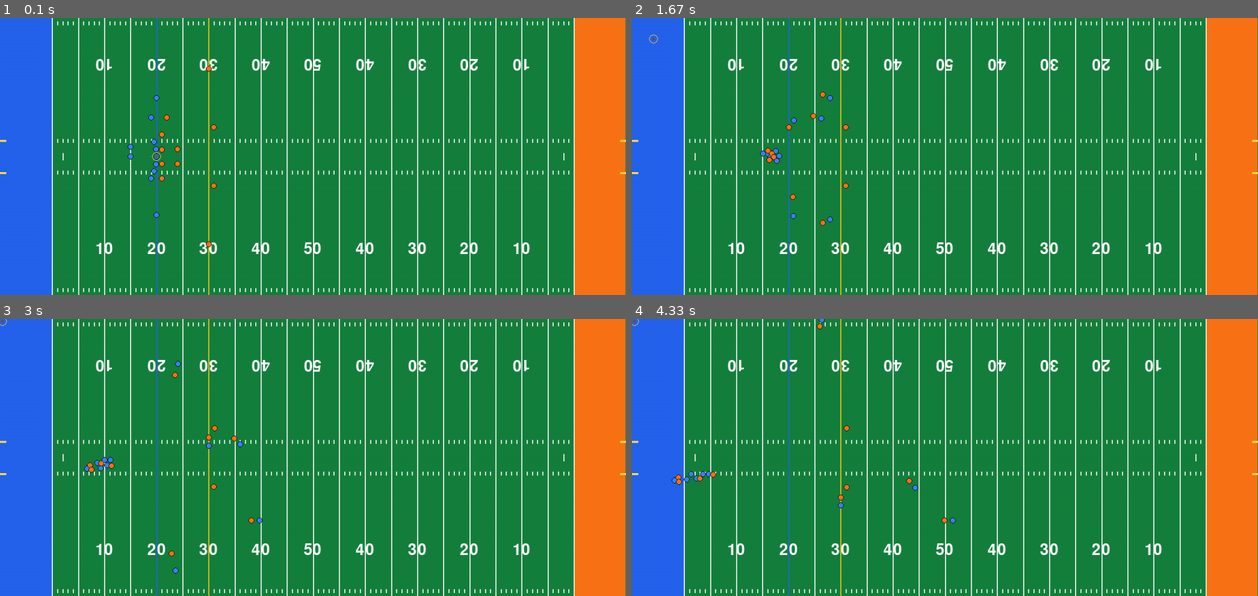
Above: before the commit, frames 1-4 (two rows, left to right).
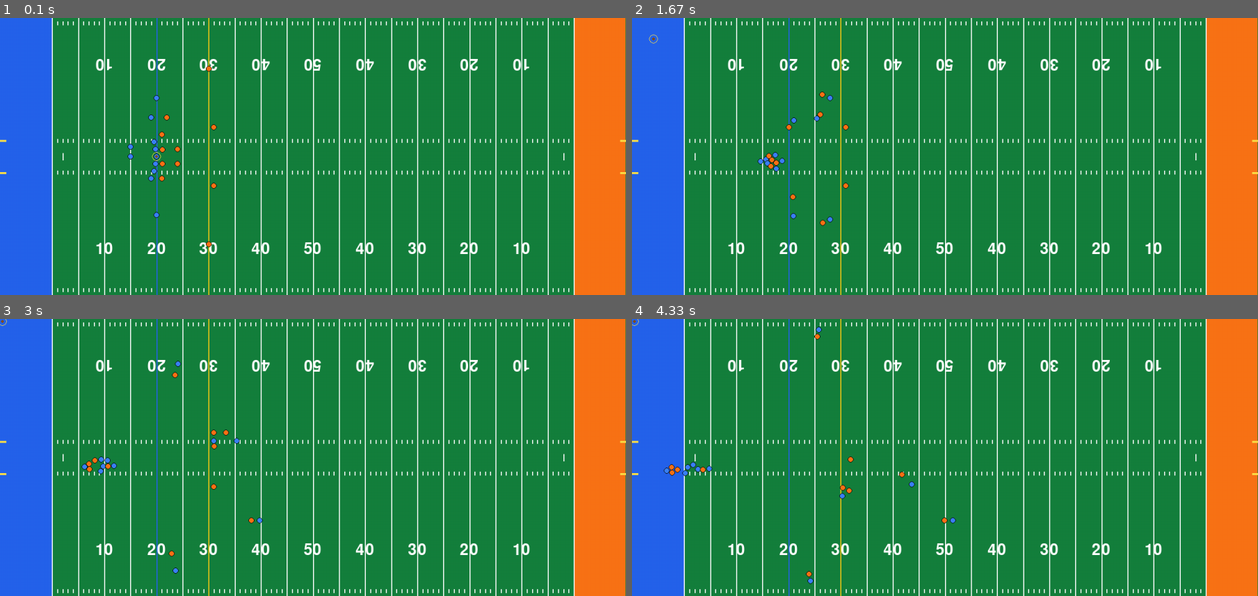
Above: after the commit, the same moments.

Repository: shakedown-street/pygame-football
Game: pygame game, started from main.py
Two runs of this game, one before a commit and one after it. Both use one fixed random seed, a clock stepped at 60 frames per second and the inputs below.
Inputs:
- Up to frame 1 (0.1 s): no input
- Up to frame 2 (1.67 s): tap R at 0.33 s; hold D 0.67-1.13 s; tap Space at 0.73, 1.03 s
- Up to frame 3 (3 s): no input
- Up to frame 4 (4.33 s): no input

The runs differ from the first frame. In frame 1, less than 0.1% of the frame differs, in the area x 24-27%, y 46-54%; in frame 2, 0.3%; in frame 3, 0.3%; in frame 4, 0.6%, in the area x 5-46%, y 0-96%.

Commit message:
Temporarily fix for blocking and catching improvements
- Temporarily fix blocking by adjusting collision constants to simulate engagement
- Make catch radius tunable
- Add strength stat and make it factor into collision outcomes
- Add catching stat the determines if pass is caught or dropped
- Add "second chance" mechanic to catching to reduce drops

Diff:
--- a/main.py
+++ b/main.py
@@ -27,6 +27,13 @@
 FIELD_HASH_DISTANCE = YARD_LENGTH * 6.16  # NFL standard 6.16
 GOAL_POST_WIDTH = YARD_LENGTH * 6.16
 
+PLAYER_RADIUS = 6
+BALL_RADIUS = 3
+HALO_RADIUS = PLAYER_RADIUS * 1.5
+
+COLLISION_DISTANCE = PLAYER_RADIUS * 2.2
+COLLISION_NUDGE = 0.2
+REPULSE_STRENGTH = 0.7
 
 # Approximate max speed as 4.2 seconds to run 40 yards
 ACCELERATION_RATE = 0.6
@@ -40,25 +47,20 @@
     denom = n - (1 - (1 - ACCELERATION_RATE) ** n) / ACCELERATION_RATE
     PLAYER_MAX_SPEED = FORTY_YARDS / denom
 
-PLAYER_RADIUS = 6
-BALL_RADIUS = 3
-HALO_RADIUS = PLAYER_RADIUS * 1.5
-
 THROW_MAX_YARDS = 80
 THROW_SPEED = 9  # Higher value = faster throw
 THROW_MIN_FRAMES = 12  # Minimum frames for a short throw
 THROW_ARC_DIVISOR = 6  # Higher value = lower arc
 THROW_MIN_ARC = 30  # Minimum arc height (in yards)
 
-CATCH_THRESHOLD = YARD_LENGTH * 2.25  # Max height for a catch
-
-REPULSE_STRENGTH = 0.5
+CATCH_MAX_HEIGHT = YARD_LENGTH * 2.25  # Max height for a catch
+CATCH_RADIUS = PLAYER_RADIUS * 2.5
+PERFECT_CATCHING = False  # If True, catching stat has no effect
 
 BLOCK_POINT_FACTOR = 0.3
 BLOCK_DISTANCE = PLAYER_RADIUS * 3
 BLOCK_LATERAL_THRESHOLD = 1
 
-COLLISION_DISTANCE = PLAYER_RADIUS * 2
 PURSUE_LEAD_FACTOR = 0.6  # Determines how far ahead to lead when pursuing a target
 MAN_COVERAGE_SHADOW_DISTANCE = PLAYER_RADIUS * 3
 
@@ -211,13 +213,24 @@
 
 
 class Player(pygame.sprite.Sprite):
-    def __init__(self, pos, color, speed=50, acceleration=50, throw_power=50):
+    def __init__(
+        self,
+        pos,
+        color,
+        speed=50,
+        acceleration=50,
+        strength=50,
+        throw_power=50,
+        catching=50,
+    ):
         super().__init__()
         self.direction = pygame.Vector2(0, 0)
         self.velocity = pygame.Vector2(0, 0)
         self.speed = speed
         self.acceleration = acceleration
+        self.strength = strength
         self.throw_power = throw_power
+        self.catching = catching
         self.max_speed = PLAYER_MAX_SPEED * (self.speed / 100)
         self.pos = pos
         self.image = pygame.Surface(
@@ -430,9 +443,20 @@
         #     f"n_frames={n_frames}, velocity={self.velocity}, arc_height={arc_height}, z={self.z}, z_velocity={self.z_velocity}, z_gravity={self.z_gravity}"
         # )
 
+    def stop(self):
+        self.z = 0
+        self.velocity = pygame.Vector2(0, 0)
+        self.z_velocity = 0
+        self.z_gravity = 0
+        self.frames_left = 0
+
     def set_pos(self, pos: pygame.Vector2):
         self.pos = pos
         self.rect.center = self.pos
+
+    def reset_to(self, pos: pygame.Vector2):
+        self.stop()
+        self.set_pos(pos)
 
     def update(self):
         if getattr(self, "frames_left", 0) > 0:
@@ -505,16 +529,25 @@
                 # Calculate repulsion direction
                 repulse = offset.normalize()
                 # Add a small random "bobble" nudge
-                angle = random.uniform(-0.5, 0.5)
+                angle = random.uniform(-1 * COLLISION_NUDGE, COLLISION_NUDGE)
                 repulse = repulse.rotate(math.degrees(angle))
                 move_amount = (min_distance - dist) / 2
-                # Make faster moving player push more
-                total_velocity = p1.velocity.length() + p2.velocity.length()
-                if total_velocity > 0:
-                    p1_share = p2.velocity.length() / total_velocity
-                    p2_share = p1.velocity.length() / total_velocity
+
+                p1_factor = p1.velocity.length() * p1.strength
+                p2_factor = p2.velocity.length() * p2.strength
+                total_factor = p1_factor + p2_factor
+
+                if total_factor > 0:
+                    p1_share = p2_factor / total_factor
+                    p2_share = p1_factor / total_factor
                 else:
-                    p1_share = p2_share = 0.5  # Equal if both are still
+                    # If both are still, use only strength
+                    total_strength = p1.strength + p2.strength
+                    if total_strength > 0:
+                        p1_share = p2.strength / total_strength
+                        p2_share = p1.strength / total_strength
+                    else:
+                        p1_share = p2_share = 0.5
 
                 repulse_vector = repulse * move_amount * REPULSE_STRENGTH
                 p1.velocity += repulse_vector * p1_share
@@ -551,23 +584,23 @@
 ss_pos = pygame.Vector2(get_yard_x(game.ball_position + 11), FIELD_CENTER.y + 60)
 
 # Create offensive players
-lt = Player(lt_pos.copy(), get_color("blue"), 75, 76)
-lg = Player(lg_pos.copy(), get_color("blue"), 70, 69)
-c = Player(c_pos.copy(), get_color("blue"), 66, 78)
-rg = Player(rg_pos.copy(), get_color("blue"), 76, 79)
-rt = Player(rt_pos.copy(), get_color("blue"), 71, 67)
+lt = Player(lt_pos.copy(), get_color("blue"), 75, 76, strength=87)
+lg = Player(lg_pos.copy(), get_color("blue"), 70, 69, strength=82)
+c = Player(c_pos.copy(), get_color("blue"), 66, 78, strength=79)
+rg = Player(rg_pos.copy(), get_color("blue"), 76, 79, strength=95)
+rt = Player(rt_pos.copy(), get_color("blue"), 71, 67, strength=88)
 qb = Player(qb_pos.copy(), get_color("blue"), 88, 90, throw_power=93)
-hb = Player(hb_pos.copy(), get_color("blue"), 90, 91)
-te = Player(te_pos.copy(), get_color("blue"), 84, 87)
-wr_1 = Player(wr_1_pos.copy(), get_color("blue"), 90, 91)
-wr_2 = Player(wr_2_pos.copy(), get_color("blue"), 92, 94)
-wr_3 = Player(wr_3_pos.copy(), get_color("blue"), 92, 91)
+hb = Player(hb_pos.copy(), get_color("blue"), 90, 91, catching=66)
+te = Player(te_pos.copy(), get_color("blue"), 84, 87, catching=87)
+wr_1 = Player(wr_1_pos.copy(), get_color("blue"), 90, 91, catching=86)
+wr_2 = Player(wr_2_pos.copy(), get_color("blue"), 92, 94, catching=86)
+wr_3 = Player(wr_3_pos.copy(), get_color("blue"), 92, 91, catching=86)
 
 # Create defensive players
-lolb = Player(lolb_pos.copy(), get_color("orange"), 85, 87)
-ldt = Player(ldt_pos.copy(), get_color("orange"), 78, 80)
-rdt = Player(rdt_pos.copy(), get_color("orange"), 76, 79)
-rolb = Player(rolb_pos.copy(), get_color("orange"), 88, 92)
+lolb = Player(lolb_pos.copy(), get_color("orange"), 85, 87, strength=79)
+ldt = Player(ldt_pos.copy(), get_color("orange"), 78, 80, strength=90)
+rdt = Player(rdt_pos.copy(), get_color("orange"), 76, 79, strength=94)
+rolb = Player(rolb_pos.copy(), get_color("orange"), 88, 92, strength=82)
 cb_1 = Player(cb_1_pos.copy(), get_color("orange"), 94, 92)
 cb_2 = Player(cb_2_pos.copy(), get_color("orange"), 93, 92)
 cb_3 = Player(cb_3_pos.copy(), get_color("orange"), 91, 95)
@@ -584,7 +617,8 @@
 
 oline = pygame.sprite.Group(lt, lg, c, rg, rt)
 dline = pygame.sprite.Group(lolb, ldt, rdt, rolb)
-offense = pygame.sprite.Group(oline, qb, hb, wr_1, wr_2, wr_3, te)
+receivers = pygame.sprite.Group(wr_1, wr_2, wr_3, te, hb)
+offense = pygame.sprite.Group(oline, qb, receivers)
 defense = pygame.sprite.Group(dline, cb_1, cb_2, cb_3, mlb_1, mlb_2, fs, ss)
 all_players = pygame.sprite.Group(offense, defense)
 
@@ -615,8 +649,7 @@
     fs.reset_to(fs_pos.copy())
     ss.reset_to(ss_pos.copy())
     # reset ball position
-    ball.set_pos(c.pos.copy())
-    ball.velocity = pygame.Vector2(0, 0)
+    ball.reset_to(c_pos.copy())
     game.ball_carrier = c
 
 
@@ -640,9 +673,9 @@
                     cb_2.man_coverage_target = wr_2
                     wr_3.start_cut_route(yards=12, angle=0, cut_yards=35, cut_angle=45)
                     cb_3.man_coverage_target = wr_3
-                    hb.start_cut_route(yards=8, angle=-40, cut_yards=20, cut_angle=-75)
+                    hb.start_cut_route(yards=8, angle=-40, cut_yards=18, cut_angle=-75)
                     mlb_1.man_coverage_target = hb
-                    te.start_streak_route(yards=25, angle=75)
+                    te.start_streak_route(yards=20, angle=75)
                     mlb_2.man_coverage_target = te
                     # make all oline puruse nearest defender
                     for blocker in oline:
@@ -671,14 +704,49 @@
         ball.set_pos(game.ball_carrier.pos.copy())
     else:
         ball.update()
-        if ball.z > 0 and ball.z < CATCH_THRESHOLD:
-            for wr in [wr_1, wr_2, wr_3, hb, te]:
-                if halo.rect.colliderect(wr.rect):
-                    game.ball_carrier = wr
-                    wr.reset_route()
-                    for defender in defense:
-                        defender.pursue_target = wr
-                    ball.velocity = pygame.Vector2(0, 0)
+        if ball.z > 0 and ball.z < CATCH_MAX_HEIGHT:
+            for receiver in receivers:
+                catch_rect = pygame.Rect(
+                    receiver.pos.x - CATCH_RADIUS,
+                    receiver.pos.y - CATCH_RADIUS,
+                    CATCH_RADIUS * 2,
+                    CATCH_RADIUS * 2,
+                )
+
+                if ball.rect.colliderect(catch_rect):
+                    ball.stop()
+                    # Even a perfectly rated receiver can drop a pass occasionally
+                    random_roll = random.randint(1, 101)
+                    # 1/3 chance for a second chance
+                    second_chance_roll = random.randint(1, 3)
+                    print(
+                        f"roll={random_roll} second_chance_roll={second_chance_roll} catching={receiver.catching}"
+                    )
+                    if (
+                        random_roll <= receiver.catching or second_chance_roll == 1
+                    ) or PERFECT_CATCHING:
+                        game.ball_carrier = receiver
+                        receiver.reset_route()
+                        for defender in defense:
+                            defender.pursue_target = receiver
+                    else:
+                        print("Dropped pass!")
+
+    # if game.ball_carrier:
+    #     for defender in defense:
+    #         if defender.rect.colliderect(game.ball_carrier.rect):
+    #             yards_gained = (
+    #                 game.ball_carrier.pos.x / YARD_LENGTH - 10
+    #             ) - game.ball_position
+    #             print(f"Tackle! {yards_gained:.1f} yards gained.")
+    #             reset_play()
+
+    # endzone_rect = pygame.Rect(
+    #     FIELD_WIDTH - YARD_LENGTH * 10, 0, YARD_LENGTH * 10, FIELD_HEIGHT
+    # )
+    # if game.ball_carrier and endzone_rect.colliderect(game.ball_carrier.rect):
+    #     print("Touchdown!")
+    #     reset_play()
 
     # Make halo follow ball
     halo.set_pos(ball.pos.copy())
